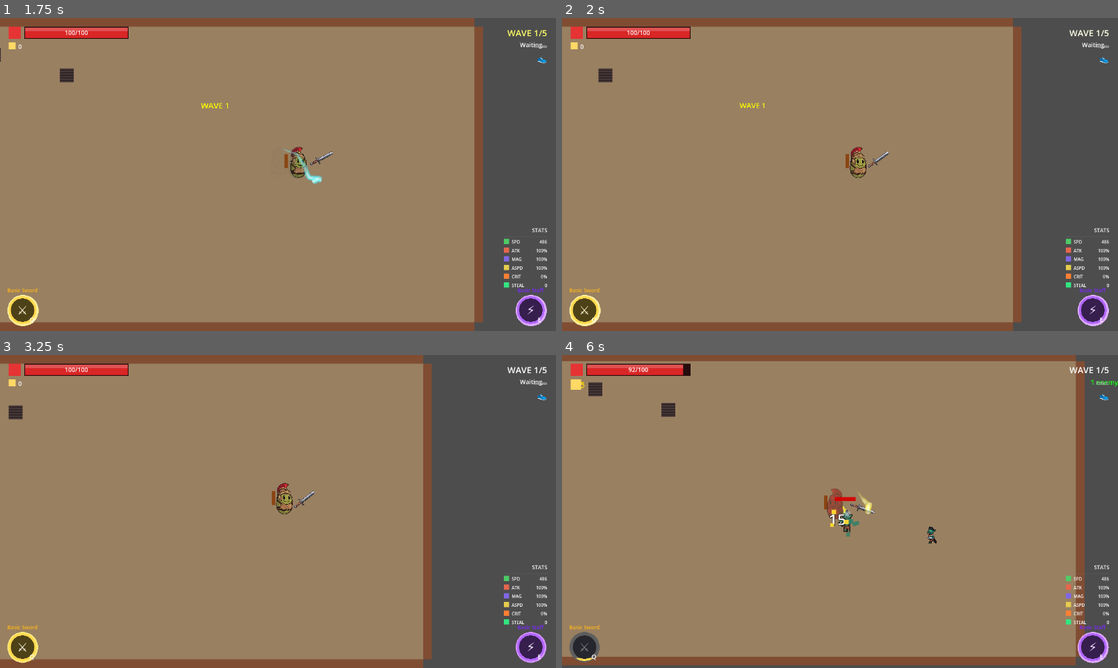
Above: before the commit, frames 1-4 (two rows, left to right).
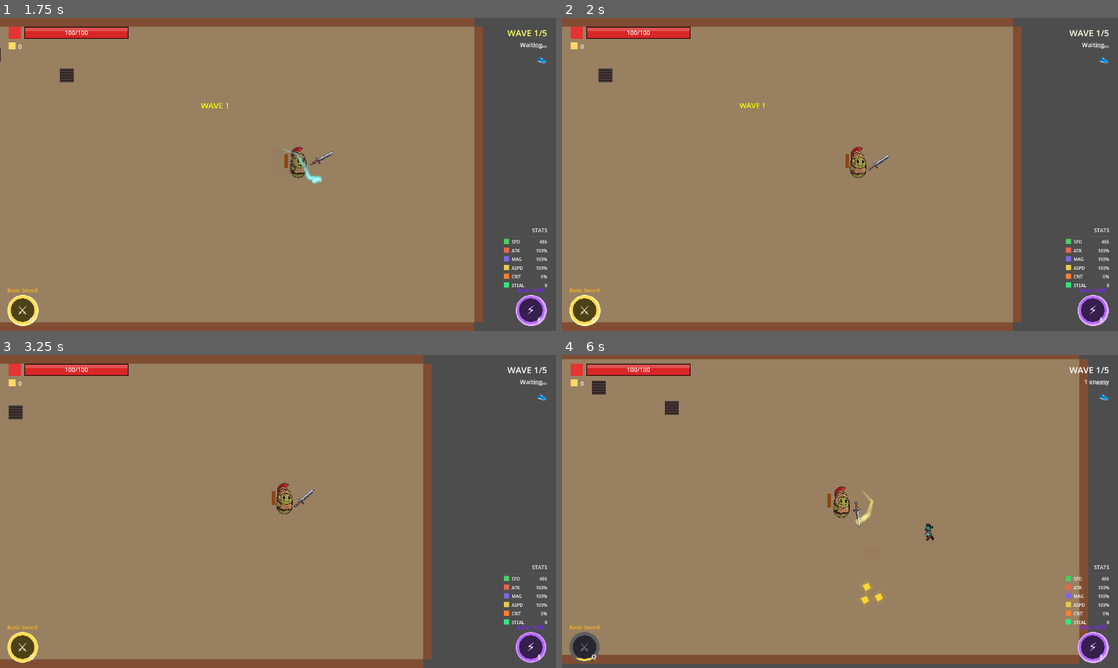
Above: after the commit, the same moments.

Repository: Azgr9/chaos
Game: Godot game, scene res://Scenes/Main/Base.tscn
The game is run twice, just before and just after one commit, with the same random seed, the same clock (stepped at 60 frames per second) and the same inputs.
Inputs (mouse positions are in pixels of both pictures, inside the frame that each line leads up to):
- Up to frame 1 (1.75 s): click "⚔️ ENTER ARENA ⚔️" at 0.5 s; tap Enter at 1.25 s; move the mouse to (400, 158) at 1.27 s; hold D (move_right) from 1.28 s (still down); tap Space (dash) at 1.35 s; click (400, 158) at 1.42 s
- Up to frame 2 (2 s): keep holding D (move_right)
- Up to frame 3 (3.25 s): release D (move_right) at 2 s; drag from (166, 527) to (294, 502) at 2.02 s; move the mouse to (333, 442) at 2.77 s; hold D (move_right) from 2.78 s (still down); click (333, 442) at 2.85 s
- Up to frame 4 (6 s): release D (move_right) at 3.5 s; drag from (812, 574) to (673, 464) at 3.52 s; move the mouse to (1006, 558) at 4.27 s; hold A (move_left) 4.28-5 s; tap Space (dash) at 4.35 s; tap Q (sword_skill) at 4.9 s; drag from (673, 464) to (856, 596) at 5.02 s; move the mouse to (867, 511) at 5.77 s; hold S (move_down) from 5.78 s (still down); click (867, 511) at 5.85 s

Frame 1 is identical in both runs. In frame 2, less than 0.1% of the frame differs, in the area x 55-59%, y 42-49%; in frame 3, less than 0.1%; in frame 4, 4.0%, in the area x 0-100%, y 0-100%.

Commit message:
silah sklill

Diff:
--- /dev/null
+++ b/Resources/ArenaTileSet.tres
@@ -0,0 +1,12 @@
+[gd_resource type="TileSet" load_steps=2 format=3 uid="uid://c2arena_tileset"]
+
+[ext_resource type="Texture2D" path="res://temp/tile.png" id="1_tex"]
+
+[resource]
+tile_shape = 0
+tile_size = Vector2i(32, 32)
+sources/0 = SubResource("TileSetAtlasSource_1")
+
+[sub_resource type="TileSetAtlasSource" id="TileSetAtlasSource_1"]
+texture = ExtResource("1_tex")
+texture_region_size = Vector2i(32, 32)
--- a/Scenes/Weapons/BasicSword/BasicSword.tscn
+++ b/Scenes/Weapons/BasicSword/BasicSword.tscn
@@ -6,6 +6,7 @@
 [node name="BasicSword" type="Node2D"]
 z_index = -1
 script = ExtResource("1_mp8x4")
+attack_range = 180.0
 attack_cone_angle = 100.0
 
 [node name="Pivot" type="Node2D" parent="."]
--- a/Scenes/Weapons/BasicSword/BasicSwordSkill.gd
+++ b/Scenes/Weapons/BasicSword/BasicSwordSkill.gd
@@ -1,185 +1,270 @@
 # SCRIPT: BasicSwordSkill.gd
 # ATTACH TO: BasicSwordSkill (Node2D) root node in BasicSwordSkill.tscn
 # LOCATION: res://Scenes/Weapons/BasicSword/BasicSwordSkill.gd
-# Sword Beam - Energy wave projectile that travels forward and pierces enemies
+# Giant Arc Slash - Single massive sweeping slash with sword sprite
 
 extends Node2D
 
 @onready var hit_box: Area2D = $HitBox
 @onready var visual: Node2D = $Visual
+@onready var sword_sprite: Sprite2D = $Visual/SwordSprite
 
 @export var damage: float = 30.0
-@export var beam_speed: float = 900.0
-@export var beam_range: float = 500.0
-@export var knockback_force: float = 400.0
-@export var knockback_stun: float = 0.15
-
-var hits_this_beam: Array = []
+@export var arc_range: float = 350.0  # How far the arc extends
+@export var arc_angle: float = 140.0  # Total sweep angle (degrees)
+@export var knockback_force: float = 500.0
+@export var knockback_stun: float = 0.2
+
+var hits_this_slash: Array = []
 var owner_ref: Node2D = null
-var beam_direction: Vector2 = Vector2.RIGHT
-var traveled_distance: float = 0.0
+var weapon_ref: WeakRef = null  # Reference to hide/show the weapon
+var slash_direction: Vector2 = Vector2.RIGHT
+var slash_center: Vector2 = Vector2.ZERO
 var is_active: bool = true
 
-# Visual colors
-const BEAM_COLOR: Color = Color(0.7, 0.85, 1.0, 0.95)  # Light blue-white
-const BEAM_GLOW: Color = Color(0.5, 0.7, 1.0, 0.6)  # Blue glow
-const BEAM_CORE: Color = Color(1.0, 1.0, 1.0, 1.0)  # White core
+# Visual colors - Epic blue-white energy
+const SLASH_COLOR: Color = Color(0.7, 0.85, 1.0, 0.95)
+const SLASH_GLOW: Color = Color(0.4, 0.6, 1.0, 0.6)
+const SLASH_CORE: Color = Color(1.0, 1.0, 1.0, 1.0)
+
+# Animation
+const SWEEP_DURATION: float = 0.25
+
+# Trail for single giant slash
+var slash_trail: Line2D = null
+var trail_points: Array[Vector2] = []
 
 signal dealt_damage(target: Node2D, damage: float)
 
 func _ready():
-	hit_box.area_entered.connect(_on_hit_box_area_entered)
-	hit_box.body_entered.connect(_on_hit_box_body_entered)
-
-	hit_box.collision_mask = 28  # enemies (16) + portal (4) + walls (8)
-
-	_start_beam()
-
-func _physics_process(delta):
-	if not is_active:
-		return
-
-	# Move beam forward
-	var move_amount = beam_direction * beam_speed * delta
-	global_position += move_amount
-	traveled_distance += move_amount.length()
-
-	# Destroy when out of range
-	if traveled_distance >= beam_range:
-		_destroy_beam()
-
-func _start_beam():
-	# Orient to direction
-	rotation = beam_direction.angle()
-
-	# Initial animation
-	visual.scale = Vector2(0.3, 0.3)
-	modulate.a = 0.0
-
-	var tween = TweenHelper.new_tween()
-	tween.set_parallel(true)
-	tween.tween_property(self, "modulate:a", 1.0, 0.06)
-	tween.tween_property(visual, "scale", Vector2(1.0, 1.0), 0.1)\
-		.set_trans(Tween.TRANS_BACK).set_ease(Tween.EASE_OUT)
-
-	# Trail effect
-	_start_trail_effect()
-
-func _start_trail_effect():
-	var timer = Timer.new()
-	timer.wait_time = 0.025
-	timer.one_shot = false
-	add_child(timer)
-
-	var beam_ref = weakref(self)
-	timer.timeout.connect(func():
-		var b = beam_ref.get_ref()
-		if b and is_instance_valid(b) and b.is_active:
-			b._spawn_trail_particle()
-		else:
-			timer.stop()
-	)
-	timer.start()
-
-func _spawn_trail_particle():
+	if hit_box:
+		hit_box.area_entered.connect(_on_hit_box_area_entered)
+		hit_box.body_entered.connect(_on_hit_box_body_entered)
+		hit_box.collision_mask = 28  # enemies (16) + portal (4) + walls (8)
+		hit_box.monitoring = false  # Start disabled
+
+func initialize(start_pos: Vector2, direction: Vector2, slash_damage: float, weapon_owner: Node2D = null, weapon: Node2D = null):
+	slash_center = start_pos
+	global_position = start_pos
+	slash_direction = direction.normalized() if direction.length() > 0 else Vector2.RIGHT
+	damage = slash_damage
+	owner_ref = weapon_owner
+
+	# Store weapon reference to hide/show it
+	if weapon:
+		weapon_ref = weakref(weapon)
+		weapon.visible = false  # Hide weapon during skill
+
+	_execute_arc_slash()
+
+func _execute_arc_slash():
 	var scene = get_tree().current_scene
 	if not scene:
-		return
-
-	# Main trail
-	var trail = ColorRect.new()
-	trail.size = Vector2(30, 16)
-	trail.color = BEAM_GLOW
-	trail.pivot_offset = Vector2(15, 8)
-	scene.add_child(trail)
-	trail.global_position = global_position - Vector2(15, 8)
-	trail.rotation = rotation
-
+		_cleanup_and_free()
+		return
+
+	# Calculate arc start and end angles
+	var center_angle = slash_direction.angle()
+	var half_arc = deg_to_rad(arc_angle / 2.0)
+	var start_angle = center_angle - half_arc
+	var end_angle = center_angle + half_arc
+
+	# Enable hitbox
+	if hit_box:
+		hit_box.monitoring = true
+
+	# Create the single giant slash trail
+	_create_slash_trail(scene)
+
+	# Setup and animate the sword sprite
+	_animate_sword_sweep(start_angle, end_angle)
+
+	# Screen shake
+	if DamageNumberManager:
+		DamageNumberManager.shake(0.4)
+
+	# Sweep the hitbox across the arc
+	await _sweep_hitbox(start_angle, end_angle)
+
+	# Disable hitbox
+	is_active = false
+	if hit_box:
+		hit_box.monitoring = false
+
+	# Fade out the trail
+	if slash_trail and is_instance_valid(slash_trail):
+		var fade_tween = TweenHelper.new_tween()
+		fade_tween.tween_property(slash_trail, "modulate:a", 0.0, 0.2)
+		fade_tween.tween_callback(slash_trail.queue_free)
+
+	# Fade out and cleanup
+	var fade_tween = TweenHelper.new_tween()
+	fade_tween.tween_property(self, "modulate:a", 0.0, 0.15)
+	fade_tween.tween_callback(_cleanup_and_free)
+
+func _cleanup_and_free():
+	# Show weapon again before freeing
+	if weapon_ref:
+		var weapon = weapon_ref.get_ref()
+		if weapon and is_instance_valid(weapon):
+			weapon.visible = true
+	queue_free()
+
+func _create_slash_trail(scene: Node):
+	# Create a single Line2D for the giant slash arc
+	slash_trail = Line2D.new()
+	slash_trail.width = 60.0  # Thick slash
+	slash_trail.default_color = SLASH_COLOR
+	slash_trail.joint_mode = Line2D.LINE_JOINT_ROUND
+	slash_trail.begin_cap_mode = Line2D.LINE_CAP_ROUND
+	slash_trail.end_cap_mode = Line2D.LINE_CAP_ROUND
+	slash_trail.z_index = 5
+
+	# Width curve - thick in middle, tapered at ends
+	var width_curve = Curve.new()
+	width_curve.add_point(Vector2(0.0, 0.3))  # Start thin
+	width_curve.add_point(Vector2(0.3, 0.9))
+	width_curve.add_point(Vector2(0.5, 1.0))  # Middle thick
+	width_curve.add_point(Vector2(0.7, 0.9))
+	width_curve.add_point(Vector2(1.0, 0.3))  # End thin
+	slash_trail.width_curve = width_curve
+
+	# Gradient - white core to blue edge
+	var gradient = Gradient.new()
+	gradient.set_color(0, SLASH_CORE)
+	gradient.set_color(1, SLASH_GLOW)
+	slash_trail.gradient = gradient
+
+	scene.add_child(slash_trail)
+	trail_points.clear()
+
+func _animate_sword_sweep(start_angle: float, end_angle: float):
+	if not sword_sprite or not visual:
+		return
+
+	# Position sword at arc edge
+	sword_sprite.position = Vector2(arc_range * 0.6, 0)
+
+	# Start rotation
+	visual.rotation = start_angle
+
+	# Scale up sword for dramatic effect
+	sword_sprite.scale = Vector2(2.5, 2.5)
+	sword_sprite.modulate = Color(1.3, 1.3, 1.5, 1.0)  # Bright glow
+
+	# Animate the sword sweeping across the arc
 	var tween = TweenHelper.new_tween()
-	tween.set_parallel(true)
-	tween.tween_property(trail, "scale", Vector2(0.2, 0.4), 0.12)
-	tween.tween_property(trail, "modulate:a", 0.0, 0.12)
-	tween.tween_callback(trail.queue_free)
-
-func initialize(start_pos: Vector2, direction: Vector2, beam_damage: float, weapon_owner: Node2D = null):
-	global_position = start_pos
-	beam_direction = direction.normalized() if direction.length() > 0 else Vector2.RIGHT
-	damage = beam_damage
-	owner_ref = weapon_owner
+
+	# Fast powerful sweep
+	tween.tween_property(visual, "rotation", end_angle, SWEEP_DURATION)\
+		.set_trans(Tween.TRANS_QUAD).set_ease(Tween.EASE_OUT)
+
+	# Sword spins slightly during sweep
+	tween.parallel().tween_property(sword_sprite, "rotation", deg_to_rad(180), SWEEP_DURATION)
+
+func _sweep_hitbox(start_angle: float, end_angle: float):
+	var sweep_time = SWEEP_DURATION
+	var elapsed = 0.0
+	var delta_time = 0.012  # Faster updates for smoother trail
+
+	while elapsed < sweep_time:
+		if not is_instance_valid(self):
+			return
+
+		var progress = elapsed / sweep_time
+		var current_angle = lerp(start_angle, end_angle, progress)
+
+		# Position hitbox at current sweep position
+		var hitbox_pos = slash_center + Vector2.from_angle(current_angle) * (arc_range * 0.6)
+		hit_box.global_position = hitbox_pos
+
+		# Add point to trail
+		var trail_pos = slash_center + Vector2.from_angle(current_angle) * arc_range
+		trail_points.append(trail_pos)
+		if slash_trail and is_instance_valid(slash_trail):
+			slash_trail.add_point(trail_pos)
+
+		# Check enemies in the arc
+		_check_enemies_in_arc()
+
+		await get_tree().create_timer(delta_time).timeout
+		elapsed += delta_time
+
+func _check_enemies_in_arc():
+	var enemies = get_tree().get_nodes_in_group("enemies")
+
+	for enemy in enemies:
+		if not is_instance_valid(enemy):
+			continue
+		if enemy in hits_this_slash:
+			continue
+		if enemy.is_in_group("converted_minion") or enemy.is_in_group("player_minions"):
+			continue
+
+		var to_enemy = enemy.global_position - slash_center
+		var distance = to_enemy.length()
+
+		# Check if within range
+		if distance > arc_range + 50:
+			continue
+
+		# Check if within arc angle
+		var enemy_angle = to_enemy.angle()
+		var center_angle = slash_direction.angle()
+		var angle_diff = abs(wrapf(enemy_angle - center_angle, -PI, PI))
+
+		if angle_diff <= deg_to_rad(arc_angle / 2.0) + 0.1:
+			_hit_enemy(enemy)
+
+func _hit_enemy(enemy: Node2D):
+	if enemy in hits_this_slash:
+		return
+
+	hits_this_slash.append(enemy)
+
+	if enemy.has_method("take_damage"):
+		enemy.take_damage(damage, slash_center, knockback_force, knockback_stun, owner_ref)
+		dealt_damage.emit(enemy, damage)
+		_create_hit_effect(enemy.global_position)
 
 func _on_hit_box_area_entered(area: Area2D):
 	var target = area if area.has_method("take_damage") else area.get_parent()
 
-	if target in hits_this_beam:
+	if target in hits_this_slash:
 		return
 
 	if target.is_in_group("converted_minion") or target.is_in_group("player_minions"):
 		return
 
-	if target.has_method("take_damage"):
-		hits_this_beam.append(target)
-		target.take_damage(damage, global_position, knockback_force, knockback_stun, owner_ref)
-		dealt_damage.emit(target, damage)
-		_create_hit_effect(target.global_position)
+	_hit_enemy(target)
 
 func _on_hit_box_body_entered(body: Node2D):
-	# Hit wall
-	if body.collision_layer & 8:
-		_destroy_beam()
-		return
-
-	if body in hits_this_beam:
+	if body in hits_this_slash:
 		return
 
 	if body.has_method("take_damage"):
-		hits_this_beam.append(body)
-		body.take_damage(damage, global_position, knockback_force, knockback_stun, owner_ref)
-		dealt_damage.emit(body, damage)
-		_create_hit_effect(body.global_position)
+		_hit_enemy(body)
 
 func _create_hit_effect(hit_pos: Vector2):
 	var scene = get_tree().current_scene
 	if not scene:
 		return
 
+	# Impact flash
 	var flash = ColorRect.new()
-	flash.size = Vector2(40, 40)
-	flash.color = BEAM_CORE
-	flash.pivot_offset = Vector2(20, 20)
+	flash.size = Vector2(60, 60)
+	flash.color = SLASH_CORE
+	flash.pivot_offset = Vector2(30, 30)
 	scene.add_child(flash)
-	flash.global_position = hit_pos - Vector2(20, 20)
+	flash.global_position = hit_pos - Vector2(30, 30)
+	flash.z_index = 10
 
 	var tween = TweenHelper.new_tween()
 	tween.set_parallel(true)
-	tween.tween_property(flash, "scale", Vector2(1.4, 1.4), 0.08)
-	tween.tween_property(flash, "modulate:a", 0.0, 0.08)
+	tween.tween_property(flash, "scale", Vector2(2.0, 2.0), 0.1)
+	tween.tween_property(flash, "modulate:a", 0.0, 0.1)
 	tween.tween_callback(flash.queue_free)
 
-	# Sparks
-	for i in range(5):
-		var spark = ColorRect.new()
-		spark.size = Vector2(4, 10)
-		spark.color = BEAM_COLOR
-		spark.pivot_offset = Vector2(2, 5)
-		scene.add_child(spark)
-		spark.global_position = hit_pos
-
-		var angle = randf() * TAU
-		spark.rotation = angle
-		var dir = Vector2.from_angle(angle)
-		var end_pos = hit_pos + dir * randf_range(25, 50)
-
-		var spark_tween = TweenHelper.new_tween()
-		spark_tween.set_parallel(true)
-		spark_tween.tween_property(spark, "global_position", end_pos, 0.1)
-		spark_tween.tween_property(spark, "modulate:a", 0.0, 0.1)
-		spark_tween.tween_callback(spark.queue_free)
-
-func _destroy_beam():
-	is_active = false
-
-	var tween = TweenHelper.new_tween()
-	tween.set_parallel(true)
-	tween.tween_property(self, "modulate:a", 0.0, 0.08)
-	tween.tween_property(visual, "scale", Vector2(0.5, 1.5), 0.08)
-	tween.tween_callback(queue_free)
+	# Screen shake per hit
+	if DamageNumberManager:
+		DamageNumberManager.shake(0.15)
--- a/Scenes/Weapons/BasicSword/BasicSwordSkill.tscn
+++ b/Scenes/Weapons/BasicSword/BasicSwordSkill.tscn
@@ -1,6 +1,7 @@
-[gd_scene load_steps=3 format=3 uid="uid://basicsword_skill"]
+[gd_scene load_steps=4 format=3 uid="uid://basicsword_skill"]
 
 [ext_resource type="Script" path="res://Scenes/Weapons/BasicSword/BasicSwordSkill.gd" id="1_skill"]
+[ext_resource type="Texture2D" uid="uid://c5euq74f5teu7" path="res://Scenes/Weapons/BasicSword/basic_sword.png" id="2_sword_texture"]
 
 [sub_resource type="RectangleShape2D" id="RectangleShape2D_beam"]
 size = Vector2(80, 24)
@@ -8,10 +9,10 @@
 [node name="BasicSwordSkill" type="Node2D"]
 script = ExtResource("1_skill")
 damage = 30.0
-beam_speed = 900.0
-beam_range = 500.0
-knockback_force = 400.0
-knockback_stun = 0.15
+arc_range = 350.0
+arc_angle = 140.0
+knockback_force = 500.0
+knockback_stun = 0.2
 
 [node name="HitBox" type="Area2D" parent="."]
 collision_layer = 64
@@ -24,27 +25,7 @@
 
 [node name="Visual" type="Node2D" parent="."]
 
-[node name="BeamCore" type="ColorRect" parent="Visual"]
-offset_left = -40.0
-offset_top = -8.0
-offset_right = 40.0
-offset_bottom = 8.0
-pivot_offset = Vector2(40, 8)
-color = Color(1, 1, 1, 1)
-
-[node name="BeamGlow" type="ColorRect" parent="Visual"]
-z_index = -1
-offset_left = -45.0
-offset_top = -12.0
-offset_right = 45.0
-offset_bottom = 12.0
-pivot_offset = Vector2(45, 12)
-color = Color(0.7, 0.85, 1, 0.7)
-
-[node name="BeamTip" type="ColorRect" parent="Visual"]
-offset_left = 35.0
-offset_top = -10.0
-offset_right = 55.0
-offset_bottom = 10.0
-pivot_offset = Vector2(0, 10)
-color = Color(0.9, 0.95, 1, 0.9)
+[node name="SwordSprite" type="Sprite2D" parent="Visual"]
+position = Vector2(0, -60)
+scale = Vector2(1.8, 1.8)
+texture = ExtResource("2_sword_texture")
--- a/Scenes/Weapons/ExecutionersAxe/ExecutionersAxe.tscn
+++ b/Scenes/Weapons/ExecutionersAxe/ExecutionersAxe.tscn
@@ -6,6 +6,7 @@
 [node name="ExecutionersAxe" type="Node2D"]
 z_index = -1
 script = ExtResource("1_axe")
+attack_range = 200.0
 attack_cone_angle = 120.0
 
 [node name="Pivot" type="Node2D" parent="."]
--- a/Scenes/Weapons/ExecutionersAxe/ExecutionersAxeSkill.gd
+++ b/Scenes/Weapons/ExecutionersAxe/ExecutionersAxeSkill.gd
@@ -23,6 +23,7 @@
 
 var hits_this_slam: Array = []
 var player_ref: Node2D = null
+var weapon_ref: WeakRef = null  # Reference to hide/show the weapon during skill
 var leap_direction: Vector2 = Vector2.RIGHT
 
 signal dealt_damage(target: Node2D, damage: float)
@@ -38,10 +39,15 @@
 	# Disable hitbox until impact
 	$HitBox/CollisionShape2D.disabled = true
 
-func initialize(player: Node2D, direction: Vector2, slam_damage: float):
+func initialize(player: Node2D, direction: Vector2, slam_damage: float, weapon: Node2D = null):
 	player_ref = player
 	damage = slam_damage
 	leap_direction = direction.normalized()
+
+	# Store weapon reference to hide/show it
+	if weapon:
+		weapon_ref = weakref(weapon)
+		weapon.visible = false  # Hide weapon during skill
 
 	# Start at player position
 	global_position = player.global_position
@@ -286,6 +292,12 @@
 	if player_ref and player_ref.has_method("set_invulnerable"):
 		player_ref.set_invulnerable(false)
 
+	# Show weapon again before freeing
+	if weapon_ref:
+		var weapon = weapon_ref.get_ref()
+		if weapon and is_instance_valid(weapon):
+			weapon.visible = true
+
 	queue_free()
 
 func _on_hit_box_area_entered(area: Area2D):
--- a/Scenes/Weapons/Katana/Katana.tscn
+++ b/Scenes/Weapons/Katana/Katana.tscn
@@ -5,6 +5,7 @@
 [node name="Katana" type="Node2D"]
 z_index = -1
 script = ExtResource("1_katana")
+attack_range = 160.0
 attack_cone_angle = 85.0
 
 [node name="Pivot" type="Node2D" parent="."]
--- a/Scenes/Weapons/Rapier/Rapier.tscn
+++ b/Scenes/Weapons/Rapier/Rapier.tscn
@@ -5,6 +5,7 @@
 [node name="Rapier" type="Node2D"]
 z_index = -1
 script = ExtResource("1_rapier")
+attack_range = 160.0
 attack_cone_angle = 40.0
 
 [node name="Pivot" type="Node2D" parent="."]
--- a/Scenes/Weapons/Scythe/Scythe.tscn
+++ b/Scenes/Weapons/Scythe/Scythe.tscn
@@ -5,6 +5,7 @@
 [node name="Scythe" type="Node2D"]
 z_index = -1
 script = ExtResource("1_scythe")
+attack_range = 180.0
 attack_cone_angle = 160.0
 
 [node name="Pivot" type="Node2D" parent="."]
--- a/Scenes/Weapons/Spear/Spear.tscn
+++ b/Scenes/Weapons/Spear/Spear.tscn
@@ -5,6 +5,7 @@
 [node name="Spear" type="Node2D"]
 z_index = -1
 script = ExtResource("1_spear")
+attack_range = 280.0
 attack_cone_angle = 45.0
 
 [node name="Pivot" type="Node2D" parent="."]
--- a/Scenes/Weapons/Warhammer/Warhammer.tscn
+++ b/Scenes/Weapons/Warhammer/Warhammer.tscn
@@ -5,6 +5,7 @@
 [node name="Warhammer" type="Node2D"]
 z_index = -1
 script = ExtResource("1_warhammer")
+attack_range = 150.0
 attack_cone_angle = 120.0
 
 [node name="Pivot" type="Node2D" parent="."]
--- a/Scripts/Weapons/BasicSword.gd
+++ b/Scripts/Weapons/BasicSword.gd
@@ -64,7 +64,7 @@
 		_: return "horizontal"
 
 func _perform_skill() -> bool:
-	# Sword Beam skill - energy wave that pierces enemies
+	# Giant Arc Slash - massive sweeping energy blade forward
 	var player = get_tree().get_first_node_in_group("player")
 	if not player:
 		return false
@@ -77,10 +77,9 @@
 	if direction == Vector2.ZERO:
 		direction = Vector2.RIGHT
 
-	var beam_damage = damage * 3.0 * damage_multiplier
-	# Start beam slightly in front of player
-	var start_pos = player.global_position + direction * 40
-	skill_instance.initialize(start_pos, direction, beam_damage, player)
+	var slash_damage = damage * 2.5 * damage_multiplier
+	# Pass weapon reference to hide it during skill and show sword sprite in effect
+	skill_instance.initialize(player.global_position, direction, slash_damage, player, self)
 
 	if skill_instance.has_signal("dealt_damage"):
 		var sword_ref = weakref(self)
@@ -90,12 +89,12 @@
 				sword.dealt_damage.emit(target, dmg)
 		)
 
-	# Visual feedback - sword flash
-	_create_beam_launch_effect(direction)
+	# Visual feedback - sword charge up
+	_create_slash_charge_effect(direction)
 
 	return true
 
-func _create_beam_launch_effect(direction: Vector2):
+func _create_slash_charge_effect(direction: Vector2):
 	if not player_reference:
 		return
 
@@ -103,19 +102,37 @@
 	if not scene:
 		return
 
-	# Flash at sword
+	# Charge flash at sword
 	var flash = ColorRect.new()
-	flash.size = Vector2(60, 60)
-	flash.color = Color(0.8, 0.9, 1.0, 0.8)
-	flash.pivot_offset = Vector2(30, 30)
+	flash.size = Vector2(80, 80)
+	flash.color = Color(0.7, 0.85, 1.0, 0.9)
+	flash.pivot_offset = Vector2(40, 40)
 	scene.add_child(flash)
-	flash.global_position = player_reference.global_position + direction * 30 - Vector2(30, 30)
+	flash.global_position = player_reference.global_position + direction * 20 - Vector2(40, 40)
 
 	var tween = TweenHelper.new_tween()
 	tween.set_parallel(true)
-	tween.tween_property(flash, "scale", Vector2(1.5, 1.5), 0.1)
-	tween.tween_property(flash, "modulate:a", 0.0, 0.1)
+	tween.tween_property(flash, "scale", Vector2(2.0, 2.0), 0.12)
+	tween.tween_property(flash, "modulate:a", 0.0, 0.12)
 	tween.tween_callback(flash.queue_free)
+
+	# Energy particles gathering
+	for i in range(8):
+		var particle = ColorRect.new()
+		particle.size = Vector2(12, 12)
+		particle.color = Color(0.9, 0.95, 1.0, 0.8)
+		particle.pivot_offset = Vector2(6, 6)
+		scene.add_child(particle)
+
+		var angle = (TAU / 8) * i
+		var start_pos = player_reference.global_position + Vector2.from_angle(angle) * 80
+		particle.global_position = start_pos
+
+		var p_tween = TweenHelper.new_tween()
+		p_tween.set_parallel(true)
+		p_tween.tween_property(particle, "global_position", player_reference.global_position + direction * 30, 0.1)
+		p_tween.tween_property(particle, "scale", Vector2(0.3, 0.3), 0.1)
+		p_tween.tween_callback(particle.queue_free)
 
 func _get_hit_color(combo_finisher: bool, dash_attack: bool, crit: bool) -> Color:
 	if crit:
--- a/Scripts/Weapons/ExecutionersAxe.gd
+++ b/Scripts/Weapons/ExecutionersAxe.gd
@@ -468,7 +468,8 @@
 
 	var skill_damage = damage * 3.0 * damage_multiplier
 	var direction = (player.get_global_mouse_position() - player.global_position).normalized()
-	skill_instance.initialize(player, direction, skill_damage)
+	# Pass weapon reference to hide it during skill and show axe sprite in effect
+	skill_instance.initialize(player, direction, skill_damage, self)
 
 	# Connect to skill completion to reset invulnerability
 	var axe_ref = weakref(self)
--- a/Scripts/Weapons/MeleeWeapon.gd
+++ b/Scripts/Weapons/MeleeWeapon.gd
@@ -289,7 +289,7 @@
 		return
 
 	# Update animation time
-	var anim_speed = 10.0 * walk_anim_speed
+	var anim_speed = 5.0 * walk_anim_speed
 	_walk_anim_time += delta * anim_speed
 	_apply_walk_animation()
 
--- a/Scripts/Weapons/Spear.gd
+++ b/Scripts/Weapons/Spear.gd
@@ -14,9 +14,9 @@
 const MAX_PIERCE_TARGETS: int = 3
 const PIERCE_DAMAGE_FALLOFF: float = 0.15  # 15% less damage per pierce
 
-# Thrust settings
-const THRUST_RANGE: float = 150.0
-const CHARGE_THRUST_RANGE: float = 280.0
+# Thrust settings - Increased range for longer reach
+const THRUST_RANGE: float = 220.0  # Extended forward thrust
+const CHARGE_THRUST_RANGE: float = 380.0  # Extended charge thrust
 const CHARGE_THRUST_DAMAGE_MULT: float = 2.0
 
 # Visual colors - Bronze/gold warrior theme
Not shown, removed: temp/Gemini_Generated_Image_1itifm1itifm1iti.png.import
Binary file added: temp/tile.png
Not shown, added: temp/tile.png.import
Not shown, changed: temp/Gemini_Generated_Image_1itifm1itifm1iti.png
